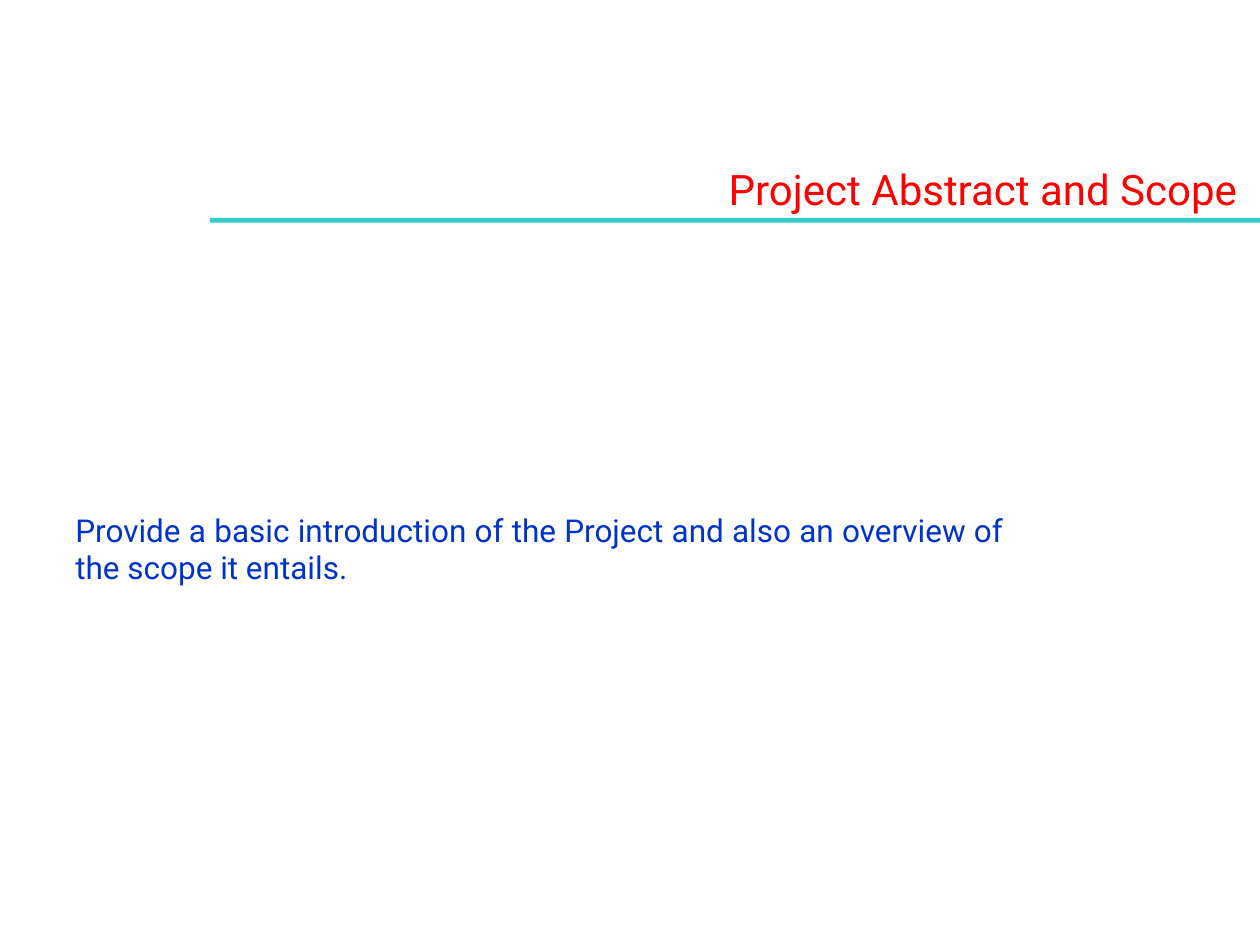
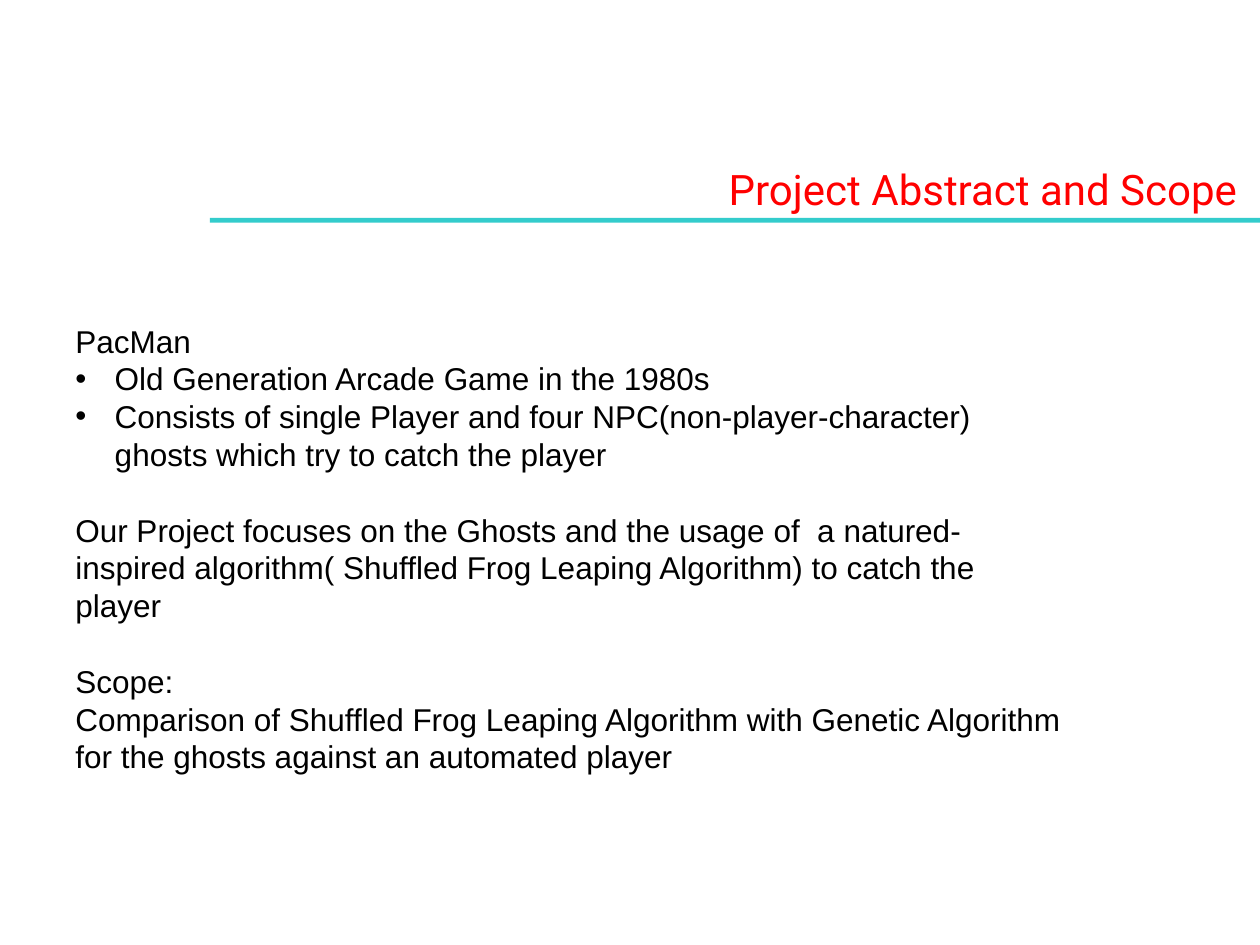
Before and after one commit to Surya-Narayan/Pacman, a slide deck: slide 2 of Resources/Presentation/Review 1 - Project Progress Presentation 2020.pptx. Drawn at 1260x945 pixels with LibreOffice and Linux fonts; fonts in the diff are those of the drawing; background and template pictures are left out. Boxes give left, top, right and bottom in pixels: in the first picture for what was removed or moved away, otherwise in the second. Text is boxed around its words. In the diff, an @@ line names an element or a change of style, - is before the commit and + after.

Commit message:
User Characteristics,Dependancies and Modules Incomplete

```diff
--- a/Resources/Presentation/Review 1 - Project Progress Presentation 2020.pptx
+++ b/Resources/Presentation/Review 1 - Project Progress Presentation 2020.pptx
@@ text at [75,331,1060,774]: text changed; font Roboto to Arial; text colour #0033CC to #000000 @@
-Provide a basic introduction of the Project and also an overview of the scope it entails.
+PacMan
+• Old Generation Arcade Game in the 1980s
+• Consists of single Player and four NPC(non-player-character) ghosts which try to catch the player
+Our Project focuses on the Ghosts and the usage of a natured-inspired algorithm( Shuffled Frog Leaping Algorithm) to catch the player
+Scope:
+Comparison of Shuffled Frog Leaping Algorithm with Genetic Algorithm for the ghosts against an automated player
```
Also in this commit, not shown: 4 other slides changed, 2 slides added, 1 slide removed.
